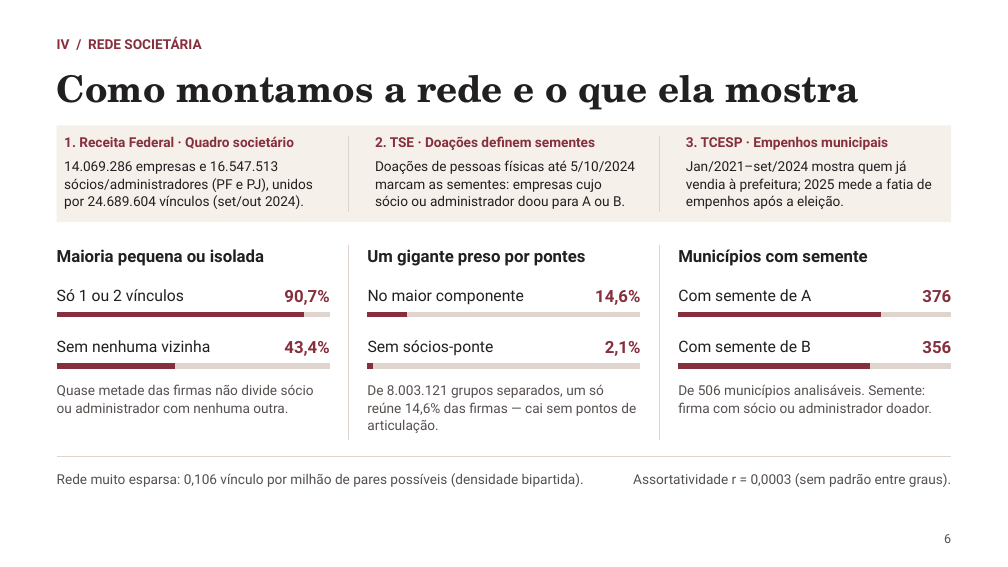
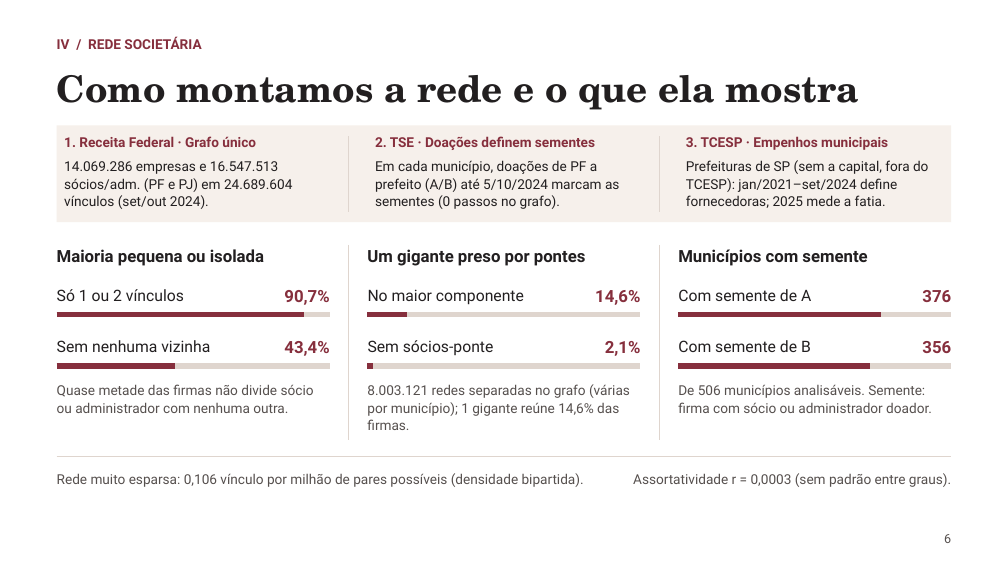
Before and after one commit to rafaelt0/redes-empresariais-alternancia-politica, a slide deck: slide 6 of output/deck.pptx. Drawn at 1008x567 pixels with LibreOffice and Linux fonts; fonts in the diff are those of the drawing. Boxes give left, top, right and bottom in pixels: in the first picture for what was removed or moved away, otherwise in the second. Text is boxed around its words. In the diff, an @@ line names an element or a change of style, - is before the commit and + after.

Commit message:
feat: explicar definição de A e destacar resultado de H1
- Atualizar slides e guia com critérios para classificar incumbente e adversário
- Dar destaque ao contraste principal de H1 e revisar sua explicação

```diff
--- a/output/deck.pptx
+++ b/output/deck.pptx
@@ text at (64,136,256,147): text changed @@
-1. Receita Federal · Quadro societário
+1. Receita Federal · Grafo único
@@ text at (64,161,292,209): text changed @@
-14.069.286 empresas e 16.547.513 sócios/administradores (PF e PJ), unidos por 24.689.604 vínculos (set/out 2024).
+14.069.286 empresas e 16.547.513 sócios/adm. (PF e PJ) em 24.689.604 vínculos (set/out 2024).
@@ text at (375,160,619,209): text changed @@
-Doações de pessoas físicas até 5/10/2024 marcam as sementes: empresas cujo sócio ou administrador doou para A ou B.
+Em cada município, doações de PF a prefeito (A/B) até 5/10/2024 marcam as sementes (0 passos no grafo).
@@ text at (686,160,928,208): text changed @@
-Jan/2021–set/2024 mostra quem já vendia à prefeitura; 2025 mede a fatia de empenhos após a eleição.
+Prefeituras de SP (sem a capital, fora do TCESP): jan/2021–set/2024 define fornecedoras; 2025 mede a fatia.
@@ text at (367,384,630,430): text changed @@
-De 8.003.121 grupos separados, um só reúne 14,6% das firmas — cai sem pontos de articulação.
+8.003.121 redes separadas no grafo (várias por município); 1 gigante reúne 14,6% das firmas.
```
Also in this commit, not shown: 6 other slides changed, 1 slide added, 1 slide removed, 4 other files.
